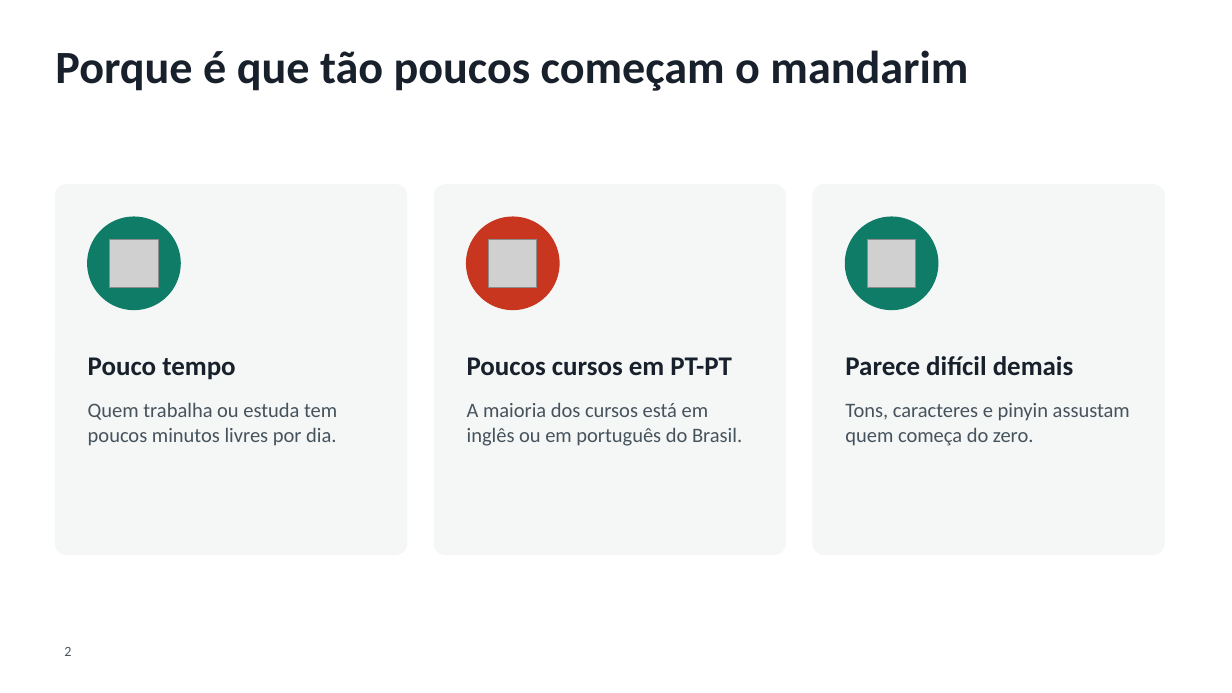
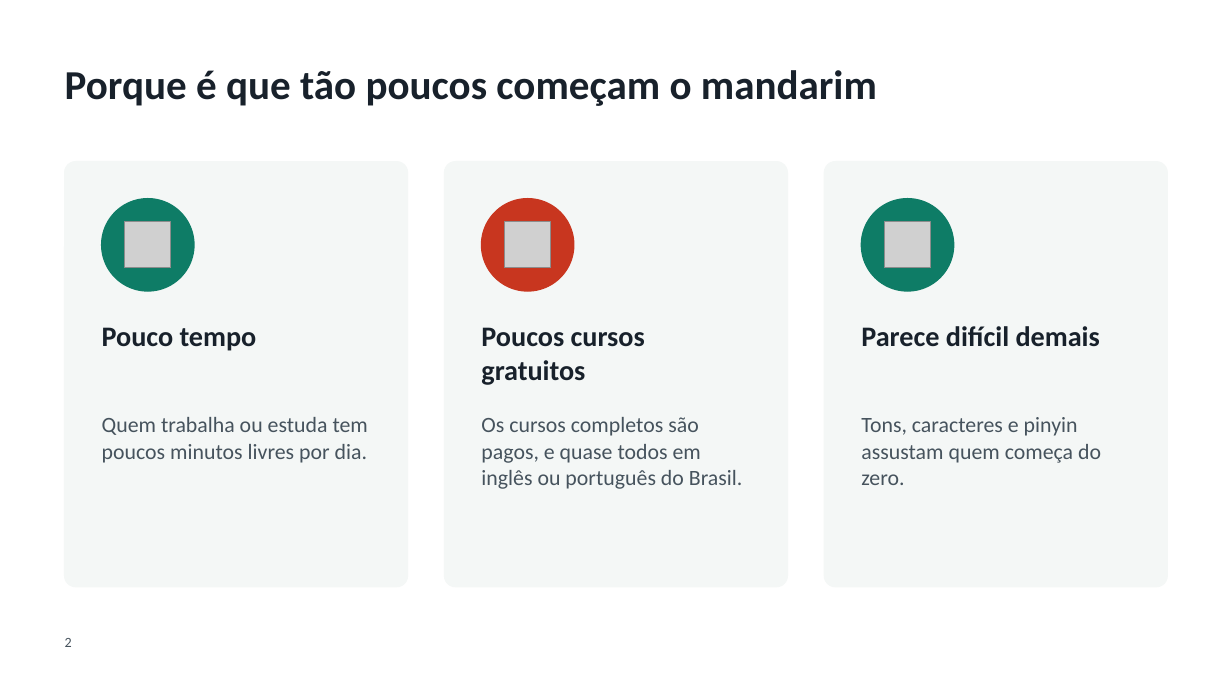
Before and after one commit to SCCPScar/MandarinCourse, a slide deck: slide 2 of docs/entregas/Apresentação - Chá.pptx. Drawn at 1232x693 pixels with LibreOffice and Linux fonts; fonts in the diff are those of the drawing; grey boxes stand for pictures; background and template pictures are left out. Boxes give left, top, right and bottom in pixels: in the first picture for what was removed or moved away, otherwise in the second. Text is boxed around its words. In the diff, an @@ line names an element or a change of style, - is before the commit and + after.

```diff
--- a/docs/entregas/Apresentação - Chá.pptx
+++ b/docs/entregas/Apresentação - Chá.pptx
@@ title "Porque é que tão poucos ...": place and size @@
-title "Porque é que tão poucos ..." at (55,50,968,91)
+title "Porque é que tão poucos ..." at (65,70,877,106)
@@ title "Porque é que tão poucos ..." at (65,70,877,106): size 36 to 32 pt; vertical alignment top to middle @@
@@ rounded rectangle: place and size @@
-rounded rectangle at (55,185,407,555)
+rounded rectangle at (65,162,408,587)
@@ rounded rectangle: place and size @@
-rounded rectangle at (434,185,786,555)
+rounded rectangle at (445,162,787,587)
@@ rounded rectangle: place and size @@
-rounded rectangle at (813,185,1165,555)
+rounded rectangle at (824,162,1167,587)
@@ 3 ellipses: place and size @@
-3 ellipses at (88,217,938,310)
+3 ellipses at (102,199,954,291)
@@ 3 pictures: place and size @@
-3 pictures at (110,239,916,287)
+3 pictures at (125,222,931,268)
@@ text "Pouco tempo": place and size @@
-text "Pouco tempo" at (88,357,235,380)
+text "Pouco tempo" at (102,327,257,351)
@@ text "Pouco tempo" at (102,327,257,351): size 21 to 22 pt; vertical alignment middle to top @@
@@ text at (481,327,645,385): text changed; size 21 to 22 pt @@
-Poucos cursos em PT-PT
+Poucos cursos gratuitos
@@ text "Poucos cursos gratuitos" at (481,327,645,385): vertical alignment middle to top @@
@@ text "Parece difícil demais" at (861,326,1100,346): size 21 to 22 pt; vertical alignment middle to top @@
@@ text "Parece difícil demais": place and size @@
-text "Parece difícil demais" at (845,356,1074,376)
+text "Parece difícil demais" at (861,326,1100,346)
@@ text "Quem trabalha ou estuda tem ...": place and size @@
-text "Quem trabalha ou estuda tem ..." at (88,402,337,446)
+text "Quem trabalha ou estuda tem ..." at (102,417,368,463)
@@ text "Quem trabalha ou estuda tem ..." at (102,417,368,463): size 16 to 17 pt @@
@@ text at (481,417,743,489): text changed; size 16 to 17 pt @@
-A maioria dos cursos está em inglês ou em português do Brasil.
+Os cursos completos são pagos, e quase todos em inglês ou português do Brasil.
@@ text "Tons, caracteres e pinyin assustam ..." at (861,417,1101,485): size 16 to 17 pt @@
@@ text "Tons, caracteres e pinyin assustam ...": place and size @@
-text "Tons, caracteres e pinyin assustam ..." at (845,403,1130,446)
+text "Tons, caracteres e pinyin assustam ..." at (861,417,1101,485)
@@ page number: place and size @@
-page number at (64,647,71,656)
+page number at (65,638,72,647)
```
Also in this commit, not shown: 22 other slides changed, 6 other files.
